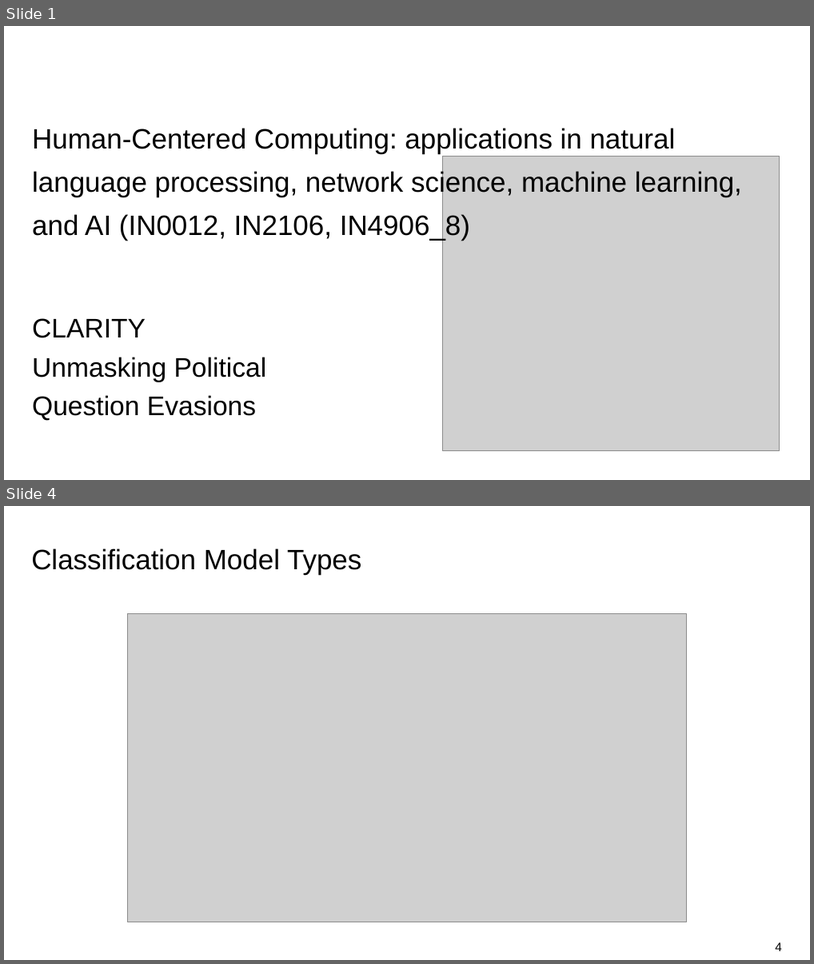
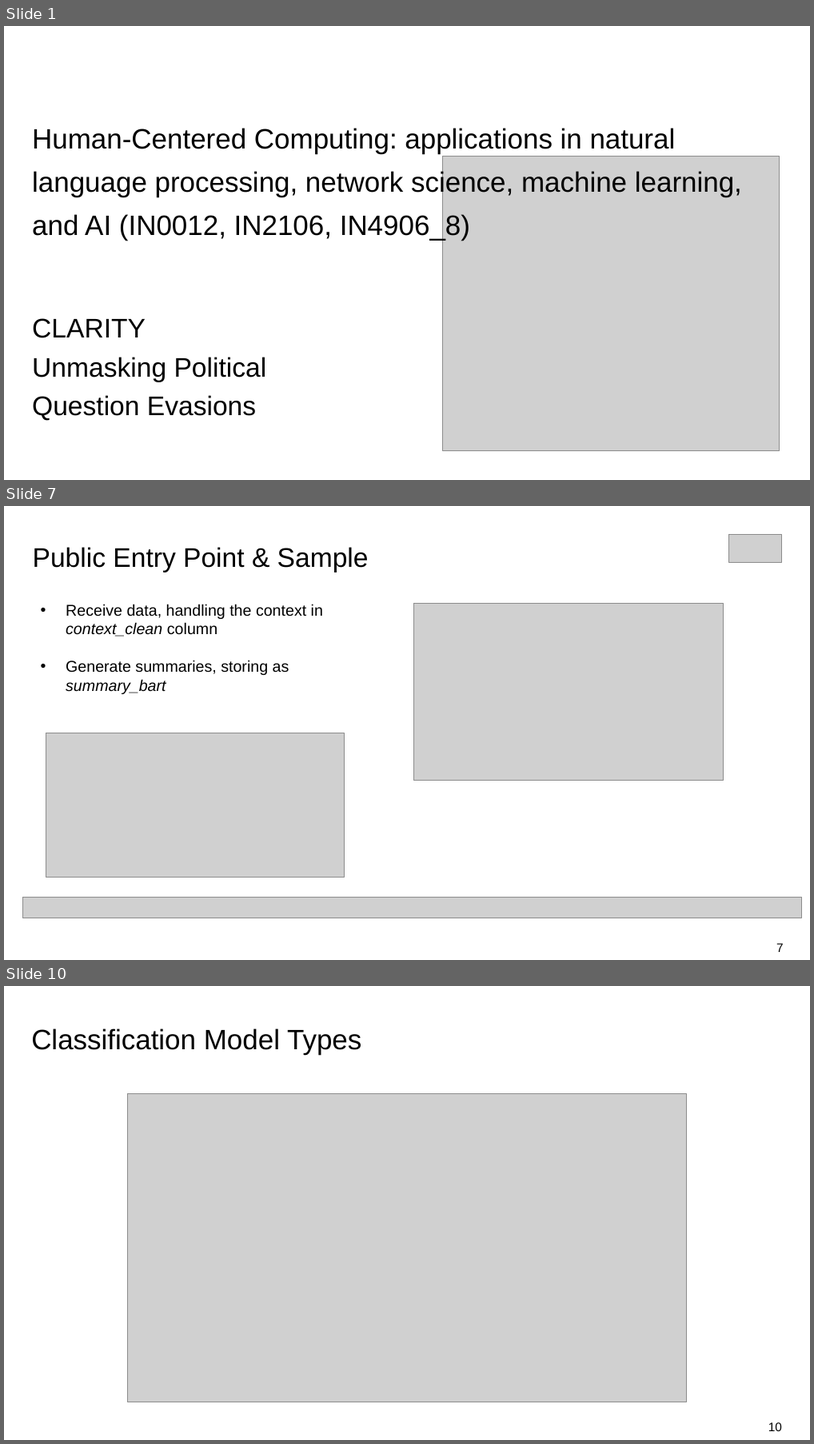
Before and after one commit to omarelbeltagy/clarity, a slide deck: assets/presentation/03 - Pipeline and Initial Experiments.pptx. Shown one above the other, each under a label of ours: slides 1 and 4 before the commit, slides 1, 7 and 10 after it; the slides between them are not shown. The pictures are 814x964 and 814x1444 pixels, drawn with LibreOffice and Linux fonts; fonts in the diff are those of the drawing; grey boxes stand for pictures; background and template pictures are left out. Boxes give left, top, right and bottom in pixels: in the first picture for what was removed or moved away, otherwise in the second. Text is boxed around its words. In the diff, an @@ line names an element or a change of style, - is before the commit and + after.

```diff
--- a/assets/presentation/03 - Pipeline and Initial Experiments.pptx
+++ b/assets/presentation/03 - Pipeline and Initial Experiments.pptx
@@ slide 7 added at (4, 506, 810, 960), background #FFFFFF @@
@@ text added at (33, 547, 369, 572), 24 pt, text #000000 @@
+Public Entry Point & Sample
@@ picture added at (729, 534, 782, 562) @@
@@ text added at (66, 604, 323, 694), 14 pt, text #000000 @@
+• Receive data, handling the context in context_clean column
+• Generate summaries, storing as summary_bart
@@ picture added at (414, 603, 724, 780) @@
@@ picture added at (46, 733, 345, 877) @@
@@ picture added at (22, 896, 802, 917) @@
@@ text added at (777, 943, 784, 952), 11 pt, text #000000 @@
+7
@@ what was slide 4 is now slide 10 @@
@@ page number at (769, 1422, 782, 1431): text changed @@
-4
+10
```
Also in this commit, not shown: 4 slides changed, 7 other slides added, 6 slides removed.
